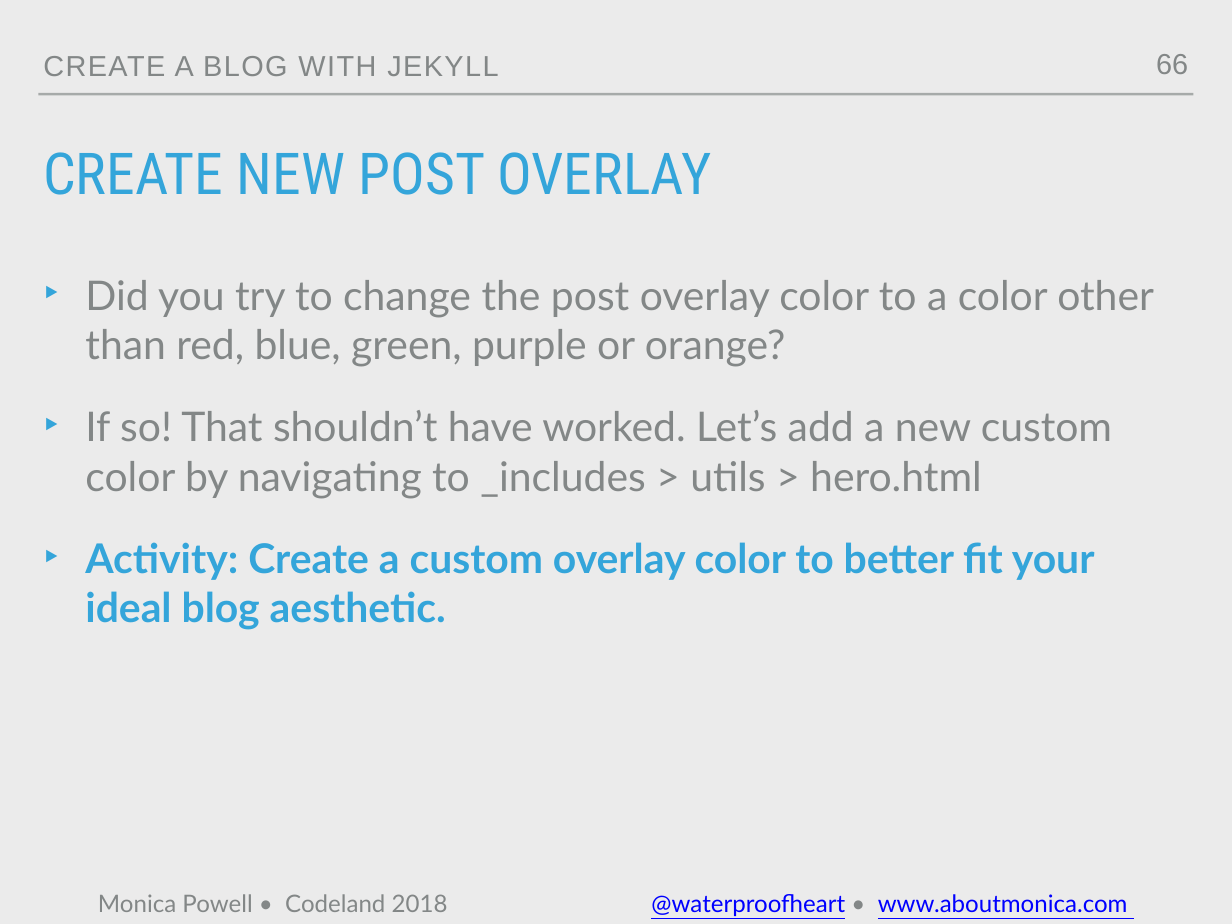
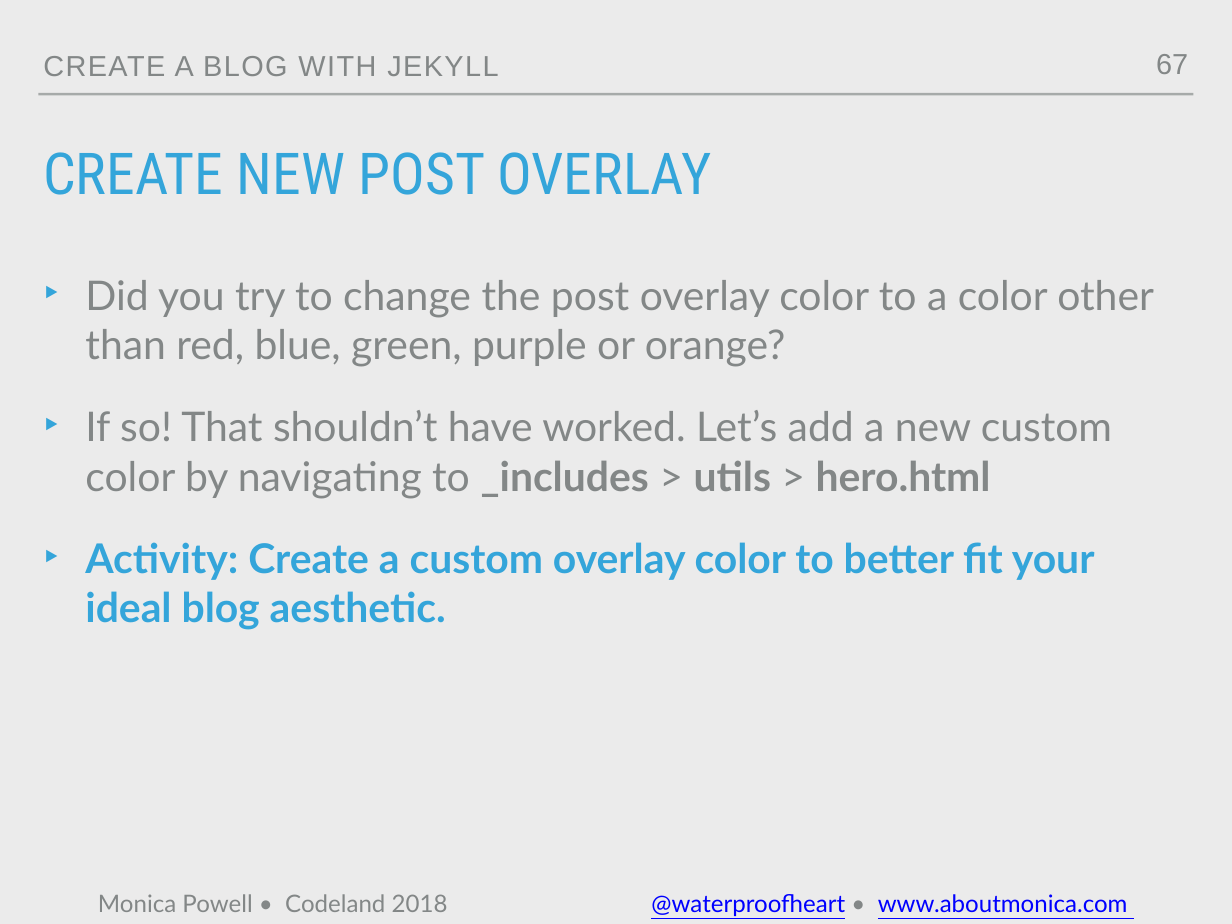
Before and after one commit to M0nica/codeland-workshop, a slide deck: slide 67 of codeland2018.pptx (slide 66 before the commit). Drawn at 1232x924 pixels with LibreOffice and Linux fonts; fonts in the diff are those of the drawing; background and template pictures are left out. Boxes give left, top, right and bottom in pixels: in the first picture for what was removed or moved away, otherwise in the second. Text is boxed around its words. In the diff, an @@ line names an element or a change of style, - is before the commit and + after.

Commit message:
updated formatting of the slides

```diff
--- a/codeland2018.pptx
+++ b/codeland2018.pptx
@@ page number at (x1=1156, y1=54, x2=1188, y2=74): text changed @@
-66
+67
@@ text at (x1=85, y1=410, x2=1112, y2=499): bold on in "_includes utils hero.html" @@
```
Also in this commit, not shown: 20 other slides changed, 2 slides added, 3 other files.
